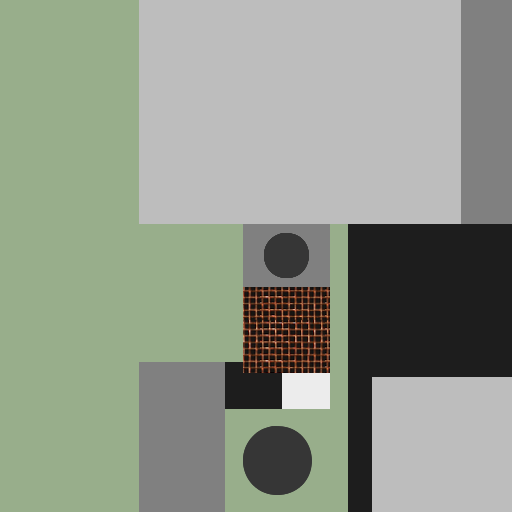
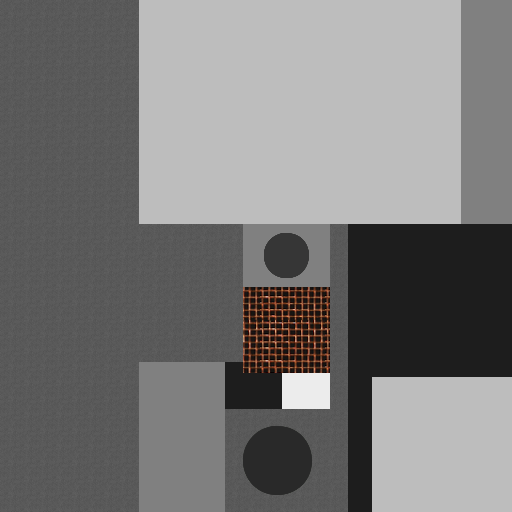
Two versions of the same layered image (512 × 512). Layer-by-layer changes:
painted on "texture" over [0, 0, 348, 512]
